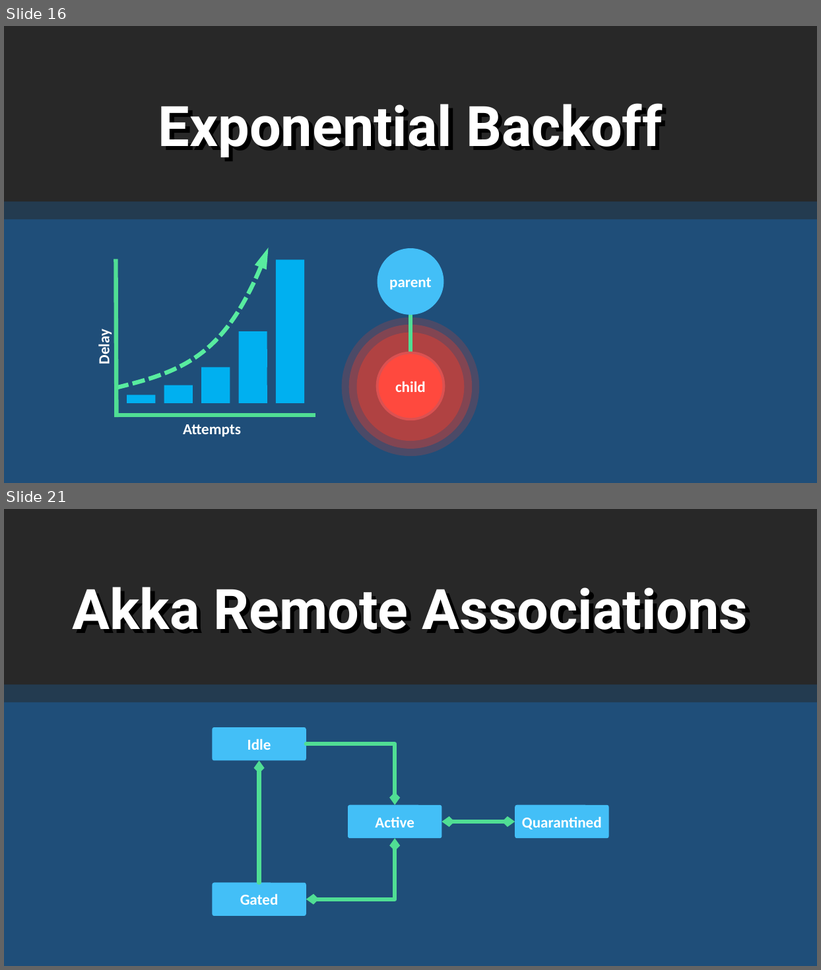
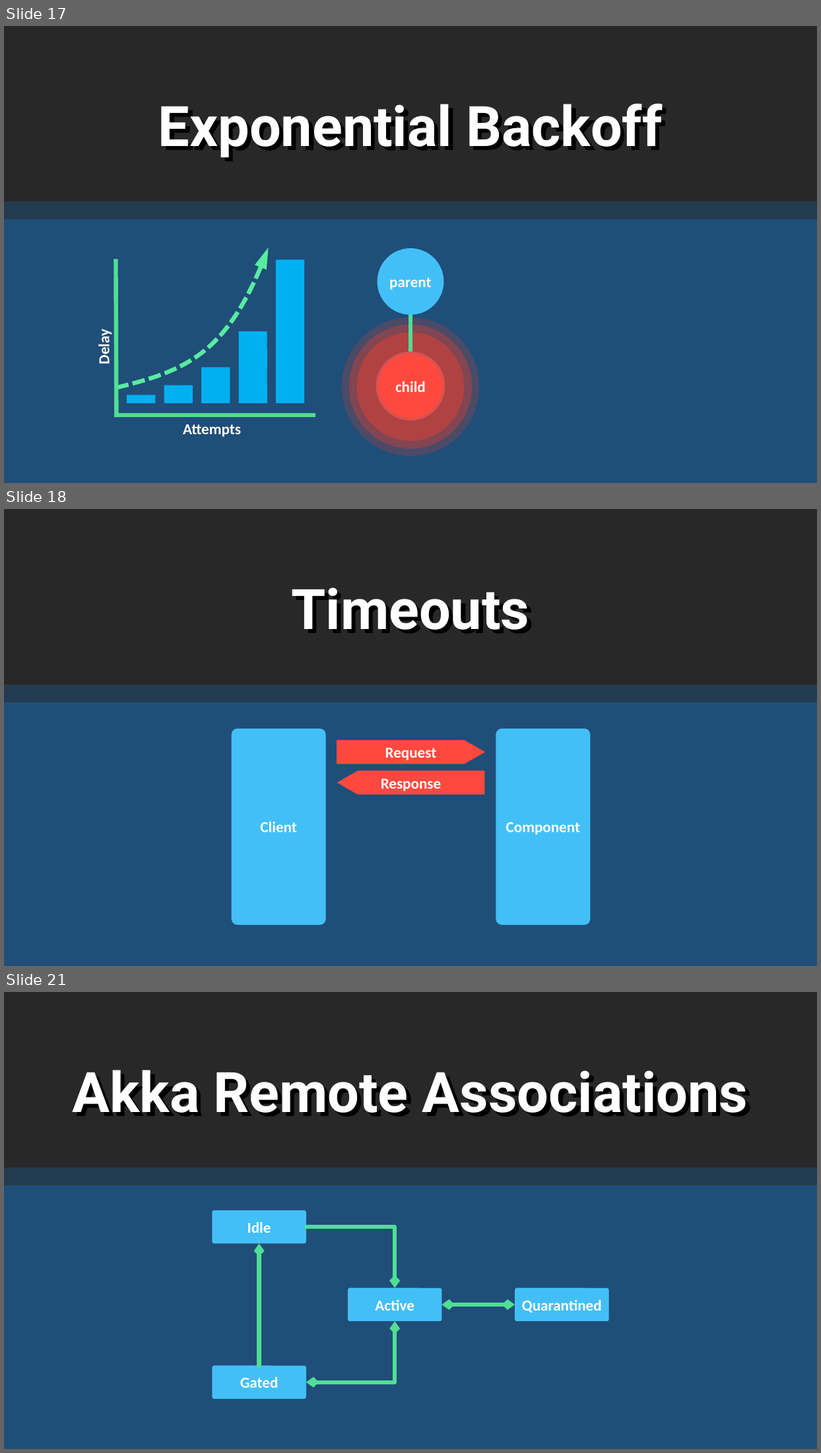
Before and after one commit to rogeralsing/Presentations, a slide deck: FailingGracefully/QConSP/protoactor.pptx. Shown one above the other, each under a label of ours: slides 16 and 21 before the commit, slides 17, 18 and 21 after it; the slides between them are not shown. The pictures are 821x970 and 821x1453 pixels, drawn with LibreOffice and Linux fonts; fonts in the diff are those of the drawing. Boxes give left, top, right and bottom in pixels: in the first picture for what was removed or moved away, otherwise in the second. Text is boxed around its words. In the diff, an @@ line names an element or a change of style, - is before the commit and + after.

```diff
--- a/FailingGracefully/QConSP/protoactor.pptx
+++ b/FailingGracefully/QConSP/protoactor.pptx
@@ slide 18 added at (4,509,817,966), background #1F4E79 @@
@@ rounded rectangle added at (4,509,817,685), fill #282828 @@
@@ text added at (291,588,529,630), 66 pt, text #FFFFFF, bold @@
+Timeouts
@@ rounded rectangle added at (4,685,817,702), fill #233B50 @@
@@ rounded rectangle added at (232,729,326,925), fill #43BFF7, 18 pt, text #FFFFFF, bold @@
+Client
@@ freeform shape added at (337,740,485,764), fill #FF493E, 18 pt, text #FFFFFF, bold @@
+Request
@@ rounded rectangle added at (496,729,591,925), fill #43BFF7, 18 pt, text #FFFFFF, bold @@
+Component
@@ freeform shape added at (337,770,484,795), fill #FF493E, 18 pt, text #FFFFFF, bold @@
+Response
@@ what was slide 16 is now slide 17 @@
```
Also in this commit, not shown: 7 slides changed, 4 other slides added, 4 slides removed.
